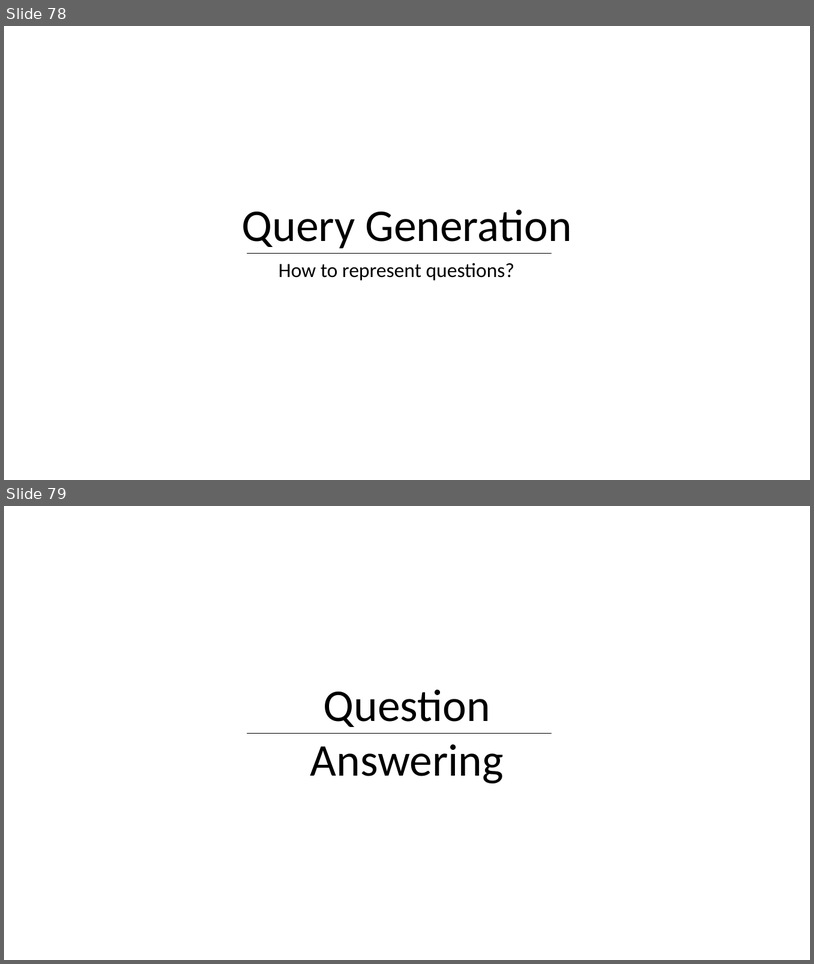
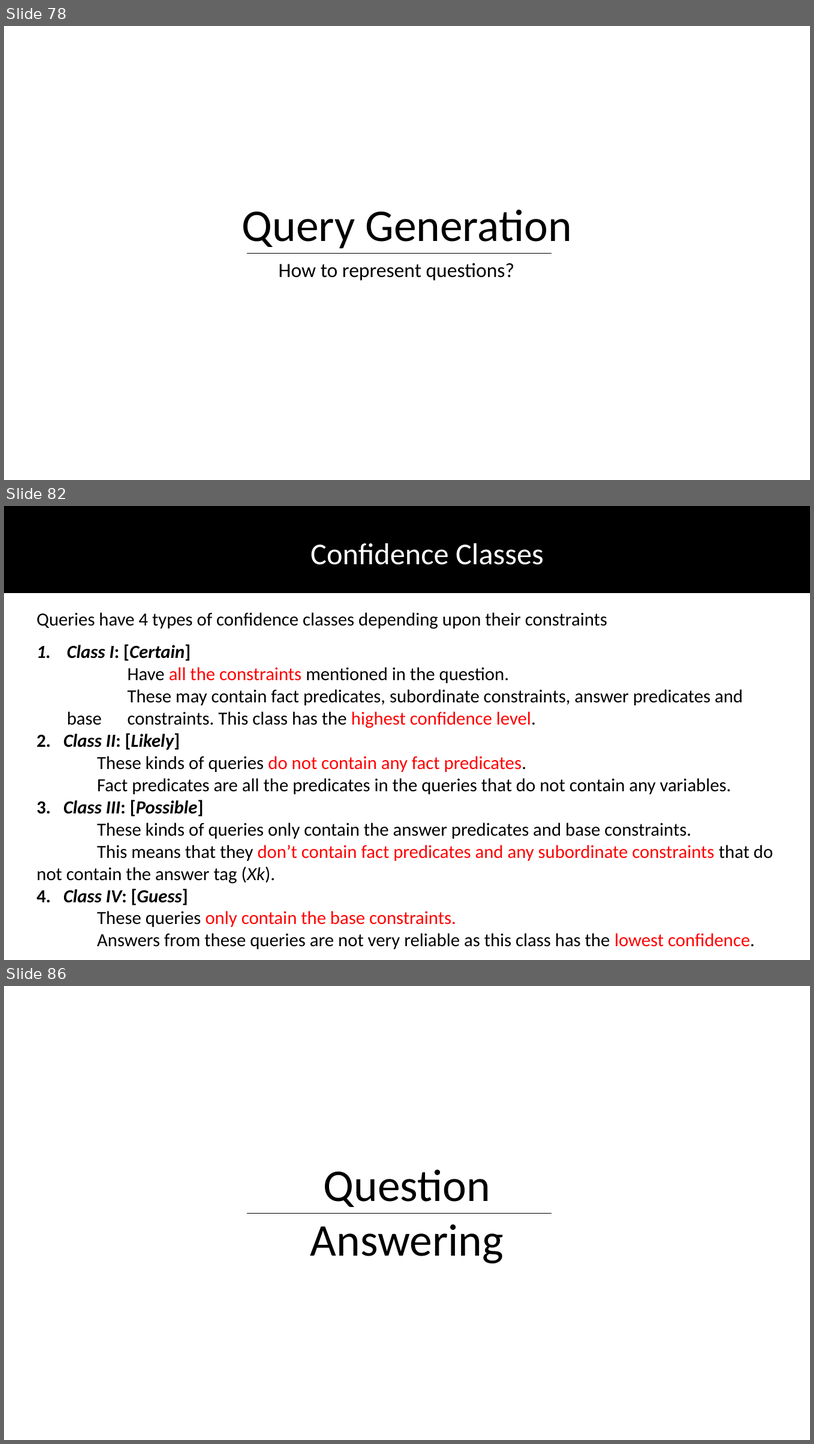
Before and after one commit to DhruvaPendharkar/thesis-project, a slide deck: Notes/ThesisPresentation.pptx. Shown one above the other, each under a label of ours: slides 78 and 79 before the commit, slides 78, 82 and 86 after it; the slides between them are not shown. The pictures are 814x964 and 814x1444 pixels, drawn with LibreOffice and Linux fonts; fonts in the diff are those of the drawing. Boxes give left, top, right and bottom in pixels: in the first picture for what was removed or moved away, otherwise in the second. Text is boxed around its words. In the diff, an @@ line names an element or a change of style, - is before the commit and + after.

```diff
--- a/Notes/ThesisPresentation.pptx
+++ b/Notes/ThesisPresentation.pptx
@@ slide 82 added at (4,506,810,960), background #FFFFFF @@
@@ rectangle added at (4,506,810,592), fill #000000, outline #000000 1 pt @@
@@ text added at (311,543,544,565), 36 pt, text #FFFFFF @@
+Confidence Classes
@@ text added at (36,612,773,949), 22 pt, text #000000 @@
+Queries have 4 types of confidence classes depending upon their constraints
+1. Class I: [Certain]
+  Have all the constraints mentioned in the question.
+  These may contain fact predicates, subordinate constraints, answer predicates and base constraints. This class has the highest confidence level.
+2. Class II: [Likely]
+These kinds of queries do not contain any fact predicates.
+Fact predicates are all the predicates in the queries that do not contain any variables.
+3. Class III: [Possible]
+These kinds of queries only contain the answer predicates and base constraints.
+This means that they don’t contain fact predicates and any subordinate constraints that do not contain the answer tag (Xk).
+4. Class IV: [Guess]
+These queries only contain the base constraints.
+Answers from these queries are not very reliable as this class has the lowest confidence.
@@ what was slide 79 is now slide 86 @@
```
Also in this commit, not shown: 1 slide changed, 6 other slides added.
